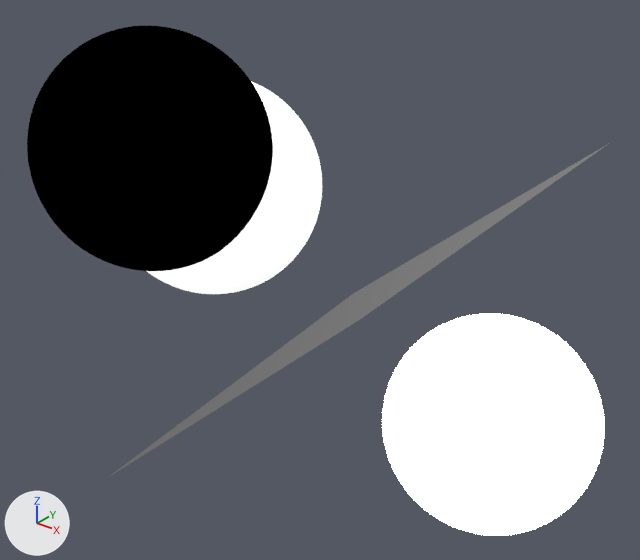
Before and after pictures for a commit that changed the Blender file 3d/ARQUIVOS BASE/Arquivo-base.blend.
Both versions are drawn from a 50 mm camera at (2.9, -4.06, 2.71) aimed at (-0.21, -0.17, 0.3). The lights are fixed; the arrows at lower left show +X, +Y and +Z. Text is drawn in Blender's own font.
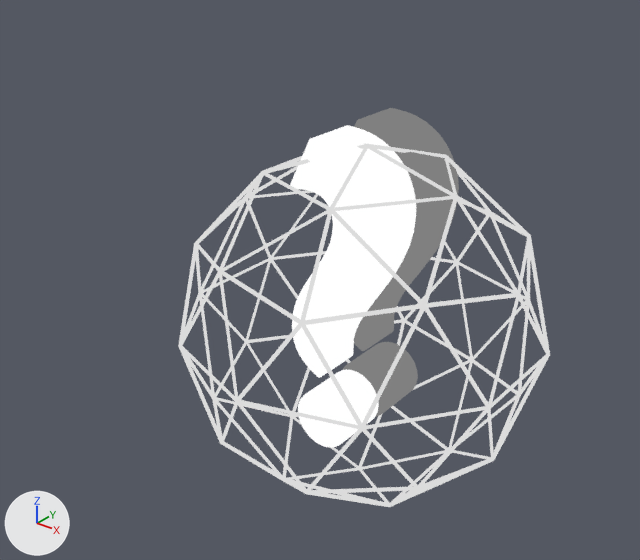
Patch to the scene script:
```diff
--- a/3d/ARQUIVOS BASE/Arquivo-base.blend.py
+++ b/3d/ARQUIVOS BASE/Arquivo-base.blend.py
@@ mat_transparent1_001 @@
+mat_transparent1_001 = bpy.data.materials.new('transparent1.001')
+# nodes: OutputMaterial, ValToRGB, Value
+# colours: black #000000, white #ffffff
@@ mat_blackie__na_vdd_branco @@
+mat_blackie__na_vdd_branco = bpy.data.materials.new('blackie. na vdd branco')
+mat_blackie__na_vdd_branco.use_nodes = True; mat_blackie__na_vdd_branco.node_tree.nodes.clear()
+_N = mat_blackie__na_vdd_branco.node_tree.nodes; _L = mat_blackie__na_vdd_branco.node_tree.links
+n0 = _N.new('ShaderNodeOutputMaterial'); n0.name = 'Material Output'
+n1 = _N.new('ShaderNodeValToRGB'); n1.name = 'ColorRamp'
+n1.color_ramp.interpolation = 'EASE'
+while len(n1.color_ramp.elements) > 1: n1.color_ramp.elements.remove(n1.color_ramp.elements[-1])
+n1.color_ramp.elements[0].position = 0.0; n1.color_ramp.elements[0].color = (1.0, 1.0, 1.0, 1.0)
+_e = n1.color_ramp.elements.new(1.0); _e.color = (0.0, 0.0, 0.0, 1.0)
+n1.inputs[0].default_value = 0.7  # 'Factor'
+_L.new(n1.outputs[0], n0.inputs[0])  # 'Color' to 'Surface'
@@ mat_blackie @@
+mat_blackie = bpy.data.materials.new('blackie')
+mat_blackie.use_nodes = True; mat_blackie.node_tree.nodes.clear()
+_N = mat_blackie.node_tree.nodes; _L = mat_blackie.node_tree.links
+n0 = _N.new('ShaderNodeOutputMaterial'); n0.name = 'Material Output'
+n1 = _N.new('ShaderNodeValToRGB'); n1.name = 'ColorRamp'
+n1.color_ramp.interpolation = 'EASE'
+while len(n1.color_ramp.elements) > 1: n1.color_ramp.elements.remove(n1.color_ramp.elements[-1])
+n1.color_ramp.elements[0].position = 0.0227; n1.color_ramp.elements[0].color = (0.0, 0.0, 0.0, 1.0)
+_e = n1.color_ramp.elements.new(0.177); _e.color = (1.0, 1.0, 1.0, 1.0)
+n1.inputs[0].default_value = 0.7  # 'Factor'
+_L.new(n1.outputs[0], n0.inputs[0])  # 'Color' to 'Surface'
@@ me_icosphere @@
+me_icosphere.from_pydata(...)  # an icosphere of 80 faces spanning x -0.95..0.95, y -1.0..1.0, z -1.0..1.0
+me_icosphere.polygons.foreach_set('use_smooth', [True] * 80)
+me_icosphere.materials.append(mat_transparent1_001)
@@ txt_text_002 @@
+txt_text_002 = bpy.data.curves.new('Text.002', 'FONT')
+txt_text_002.body = '?'
+txt_text_002.materials.append(mat_blackie__na_vdd_branco)
+txt_text_002.bevel_profile.use_clip = True
+txt_text_002.bevel_resolution = 2
+txt_text_002.extrude = 0.06
+txt_text_002.bevel_depth = 0.012
+txt_text_002.offset_x = -0.114
+txt_text_002.offset_y = -0.286
@@ txt_text_001 @@
+txt_text_001 = bpy.data.curves.new('Text.001', 'FONT')
+txt_text_001.body = '?'
+txt_text_001.materials.append(mat_blackie)
+txt_text_001.bevel_profile.use_clip = True
+txt_text_001.bevel_resolution = 2
+txt_text_001.extrude = 0.06
+txt_text_001.bevel_depth = 0.009
+txt_text_001.offset_x = -0.114
+txt_text_001.offset_y = -0.286
@@ ob_plane_001 @@
-ob_plane_001 = bpy.data.objects.new('Plane.001', me_plane)
-ob_plane_001.location = (-0.019, -0.026, 0.083)
-ob_plane_001.rotation_euler = (0.0, -0.785, 0.0)  # degrees (0, -45, 0)
-ob_plane_001.scale = (1.36, 1.36, 1.36)
+ob_plane_001 = bpy.data.objects.new('Plane.001', me_icosphere)
+ob_plane_001.location = (0.0, 0.0, 0.0)
+ob_plane_001.scale = (1.16, 1.16, 1.16)
+_m = ob_plane_001.modifiers.new('Wireframe', 'WIREFRAME')
+_m.thickness = 0.0211
@@ ob_sphere_002 @@
-ob_sphere_002 = bpy.data.objects.new('Sphere.002', me_sphere_002)
@@ ob_sphere_003 @@
-ob_sphere_003 = bpy.data.objects.new('Sphere.003', me_sphere_004)
@@ ob_sphere_004 @@
-ob_sphere_004 = bpy.data.objects.new('Sphere.004', me_sphere_005)
@@ ob_text_003 @@
+ob_text_003 = bpy.data.objects.new('Text.003', txt_text_002)
+ob_text_003.location = (-0.306, 0.474, -0.039)
+ob_text_003.rotation_euler = (1.571, 0.0, 0.0)  # degrees (90, 0, 0)
+ob_text_003.scale = (2.97, 2.97, 2.97)
@@ ob_text_002 @@
+ob_text_002 = bpy.data.objects.new('Text.002', txt_text_001)
+ob_text_002.location = (-0.306, 0.0, -0.039)
+ob_text_002.rotation_euler = (1.571, 0.0, 0.0)  # degrees (90, 0, 0)
+ob_text_002.scale = (2.97, 2.97, 2.97)
```

What differs and where, as boxes [x1, y1, x2, y2] in the pictures (640 x 560 px):
'Sphere.004', deleted
    before: [27, 26, 273, 271]
'Sphere.002', deleted
    before: [382, 313, 605, 536]
'Plane.001', reshaped, moved, rescaled, modifiers changed, turned
    before: [109, 144, 608, 477]
    after: [178, 144, 550, 507]
'Text.002', added
    after: [290, 125, 416, 448]
'Sphere.003', deleted
    before: [147, 81, 322, 294]
'Text.003', added
    after: [342, 108, 459, 417]
